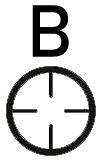
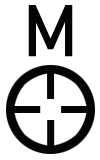
Layer changes from the first 100px x 160px image to the second:
hid "B" over [32, 5, 69, 57]
showed "M" over [28, 5, 73, 57]
added layer "Shape 3" above "Layer 0" over [6, 65, 95, 154]
hid "Layer 0" over [6, 66, 96, 156]
